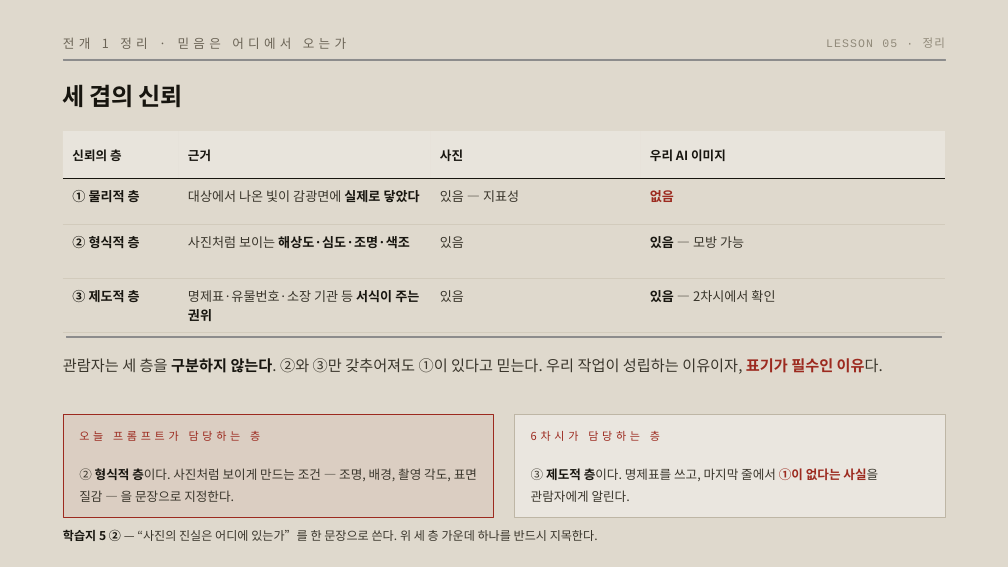
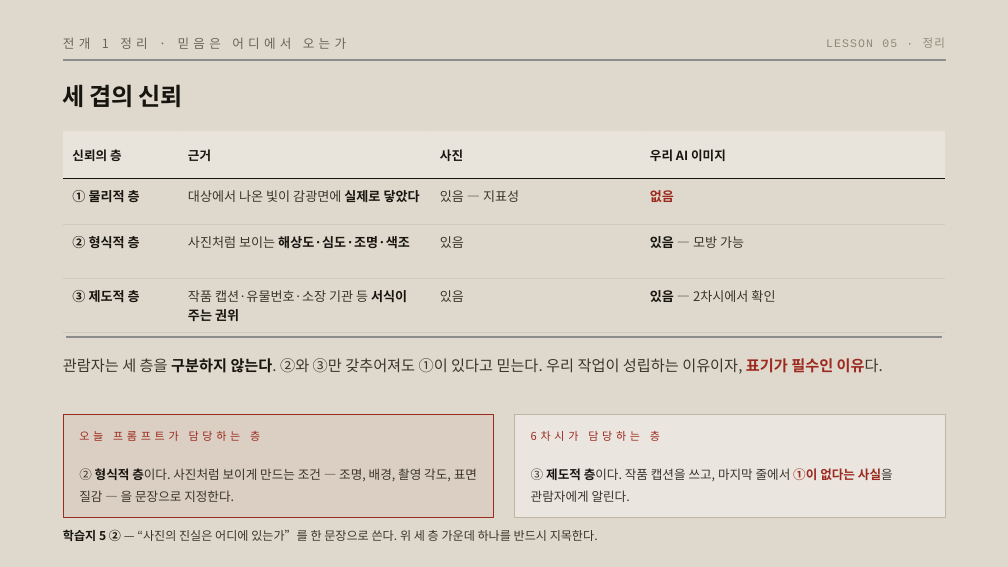
Before and after one commit to miran-artcode/museum, a slide deck: slide 11 of ppt/5차시_학생용_문장이_이미지를_결정한다.pptx. Drawn at 1008x567 pixels with LibreOffice and Linux fonts; fonts in the diff are those of the drawing; grey boxes stand for pictures; background and template pictures are left out. Boxes give left, top, right and bottom in pixels: in the first picture for what was removed or moved away, otherwise in the second. Text is boxed around its words. In the diff, an @@ line names an element or a change of style, - is before the commit and + after.

Commit message:
체크포인트 — 캡션 두 장 비교 자료 작업 전 저장

```diff
--- a/ppt/5차시_학생용_문장이_이미지를_결정한다.pptx
+++ b/ppt/5차시_학생용_문장이_이미지를_결정한다.pptx
@@ table at [63, 131, 945, 325] @@
-row 4, column 2: 명제표·유물번호·소장 기관 등 서식이 주는 권위
+row 4, column 2: 작품 캡션·유물번호·소장 기관 등 서식이 주는 권위
@@ text at [531, 468, 893, 502]: text changed @@
-③ 제도적 층이다. 명제표를 쓰고, 마지막 줄에서 ①이 없다는 사실을 관람자에게 알린다.
+③ 제도적 층이다. 작품 캡션을 쓰고, 마지막 줄에서 ①이 없다는 사실을 관람자에게 알린다.
```
Also in this commit, not shown: 10 other slides changed, 40 other files.
